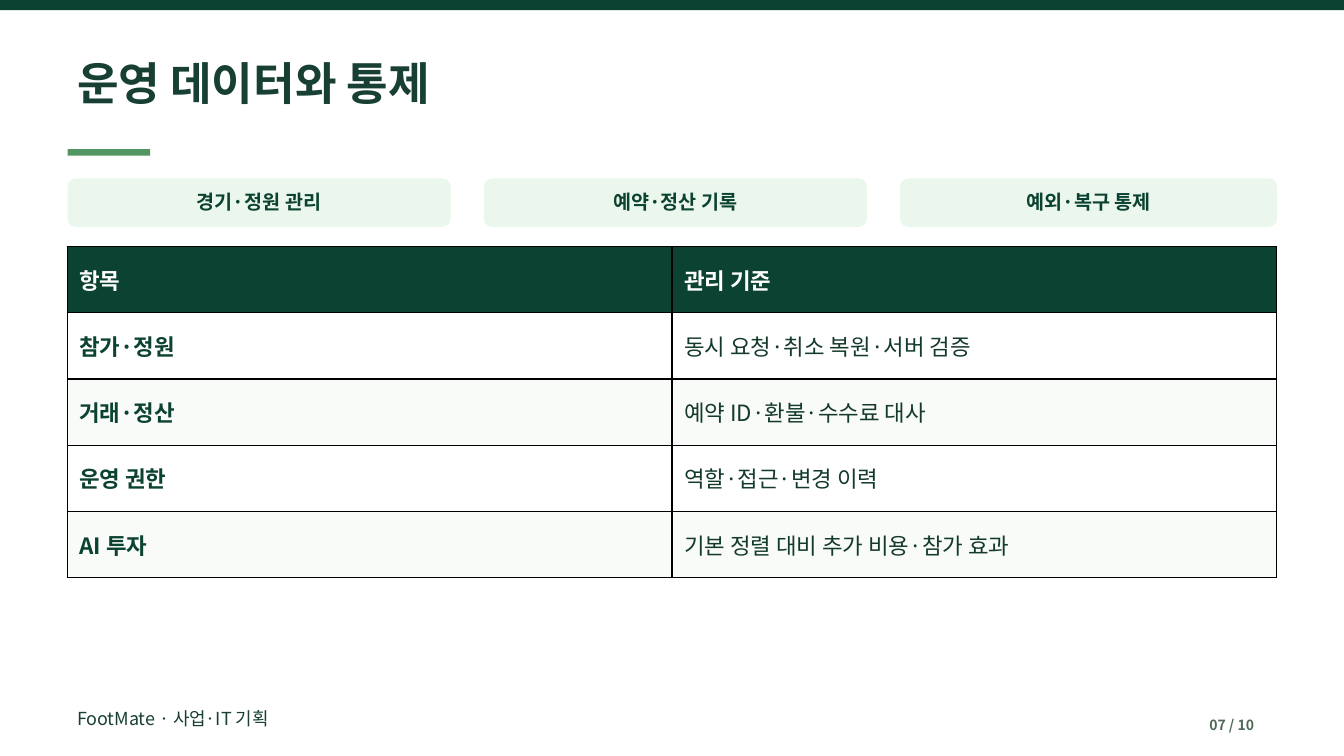
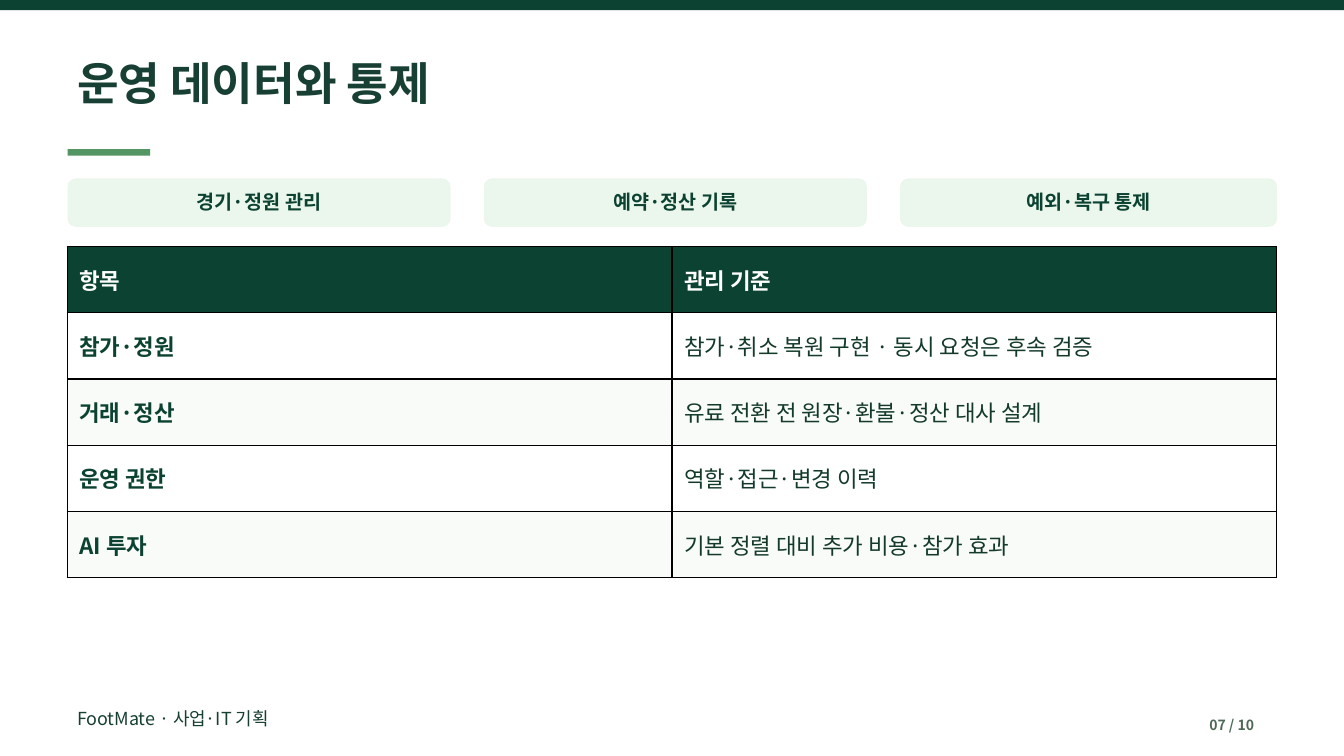
Before and after one commit to dohyunkimmm/footmate, a slide deck: slide 7 of src/case-study/downloads/footmate_report.pptx. Drawn at 1344x756 pixels with LibreOffice and Linux fonts; fonts in the diff are those of the drawing. Boxes give left, top, right and bottom in pixels: in the first picture for what was removed or moved away, otherwise in the second. Text is boxed around its words. In the diff, an @@ line names an element or a change of style, - is before the commit and + after.

```diff
--- a/src/case-study/downloads/footmate_report.pptx
+++ b/src/case-study/downloads/footmate_report.pptx
@@ table at [68, 247, 1277, 578] @@
-row 2, column 2: 동시 요청·취소 복원·서버 검증
+row 2, column 2: 참가·취소 복원 구현 · 동시 요청은 후속 검증
-row 3, column 2: 예약 ID·환불·수수료 대사
+row 3, column 2: 유료 전환 전 원장·환불·정산 대사 설계
```
Also in this commit, not shown: 4 other slides changed, 14 other files.
